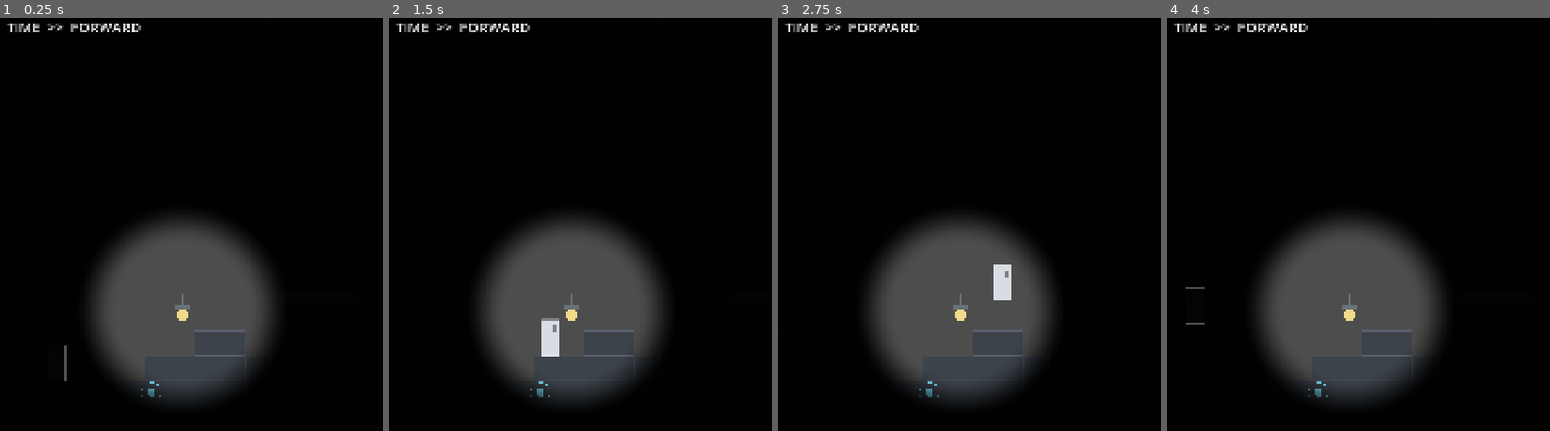
Above: before the commit, frames 1-4 (left to right).
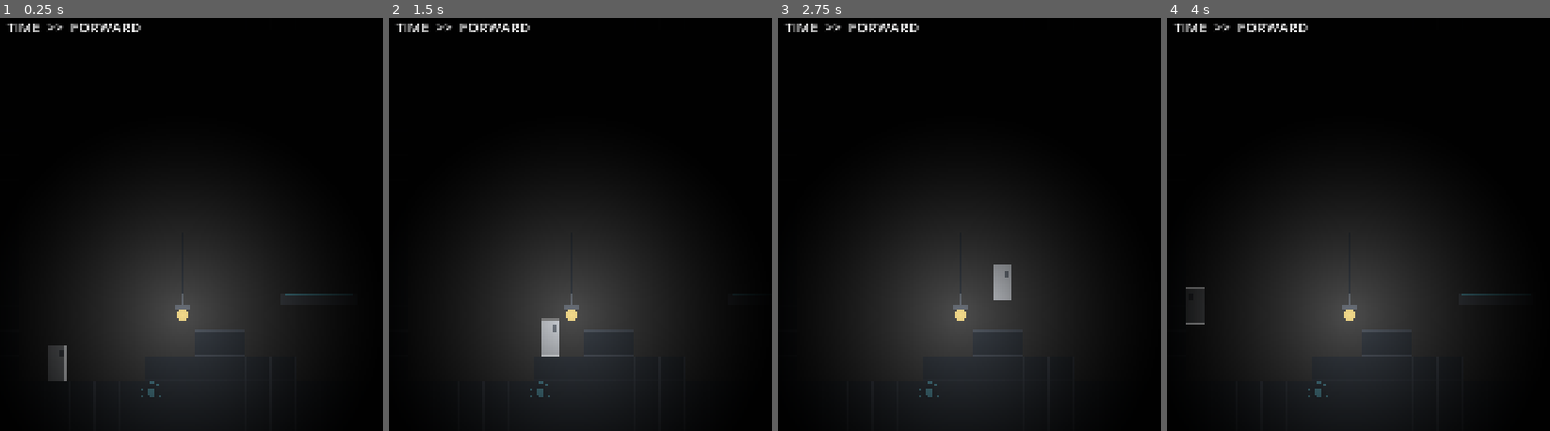
Above: after the commit, the same moments.

Repository: ArtemPridyba/shift-time
Game: Godot game, scene res://levels/test_room_dark.tscn
The game is run twice, just before and just after one commit, with the same random seed, the same clock (stepped at 60 frames per second) and the same inputs. This scene is started directly instead of the project's main scene.
Inputs (mouse positions are in pixels of both pictures, inside the frame that each line leads up to):
- Up to frame 1 (0.25 s): no input
- Up to frame 2 (1.5 s): tap Enter at 0.5 s; move the mouse to (outside the picture) at 0.52 s; hold D (move_right) 0.53-1.28 s; tap Space (jump) at 0.6, 0.77, 1.07 s; click (outside the picture) at 0.67 s; move the mouse to (607, 241) at 1.27 s; hold Backspace (back_to_list) from 1.28 s (still down); tap E (interact) at 1.35 s
- Up to frame 3 (2.75 s): tap Space (jump) at 1.52, 1.55, 1.82, 2.3 s; move the mouse to (outside the picture) at 2.02 s; release Backspace (back_to_list) at 2.03 s; hold D (move_right) from 2.03 s (still down); tap Shift (rewind) at 2.1 s
- Up to frame 4 (4 s): move the mouse to (1500, 302) at 2.77 s; release D (move_right) at 2.78 s; hold W 2.78-3.53 s; tap Q at 2.85 s; click (1500, 302) at 2.92 s; tap Space (jump) at 3.02, 3.05, 3.32, 3.6, 3.77 s; tap R (reset_level) at 3.5 s; move the mouse to (outside the picture) at 3.52 s; hold A (move_left) from 3.53 s (still down)

The runs differ from the first frame. In frame 1, 10% of the frame differs, in the area x 12-90%, y 51-98%; in frame 2, 10%; in frame 3, 9.8%; in frame 4, 10%.

Commit message:
Make the lamp fall, dim and shatter; soft light falloff (2.8)
Co-Authored-By: Claude Sonnet 5.5 <noreply@anthropic.com>
Claude-Session: https://claude.ai/code/session_016uMLMwacxW4XZJwW6TLrd4

Diff:
--- a/game/core/content.gd
+++ b/game/core/content.gd
@@ -21,7 +21,7 @@
 const PLATFORM_KEYS: Array[String] = ["speed", "pause_seconds"]
 const BUTTON_KEYS: Array[String] = ["interact_radius_px"]
 const LEVER_KEYS: Array[String] = ["interact_radius_px"]
-const LAMP_KEYS: Array[String] = ["break_seconds", "light_radius_px"]
+const LAMP_KEYS: Array[String] = ["break_seconds", "fall_seconds", "shatter_seconds", "fall_distance_px", "light_radius_px"]
 const DARKNESS_KEYS: Array[String] = ["ambient", "player_outline_alpha"]
 ## Every window in which the player must act is at least this long (design rules).
 const MIN_WINDOW_SECONDS := 3.0
@@ -197,6 +197,12 @@
 	if errors.is_empty():
 		if float(data["lamp"]["break_seconds"]) < MIN_WINDOW_SECONDS:
 			errors.append("objects.json: 'lamp.break_seconds' is a window to act and must be at least %d s" % MIN_WINDOW_SECONDS)
+		var lamp: Dictionary = data["lamp"]
+		# The fall is quadratic: its last tick moves the lamp twice the average step.
+		if 2000.0 / (float(lamp["fall_seconds"]) * ticks) > max_step:
+			errors.append("objects.json: 'lamp.fall_seconds' is too short: the lamp would jump more than max_state_step per tick")
+		if 1000.0 / (float(lamp["shatter_seconds"]) * ticks) > max_step:
+			errors.append("objects.json: 'lamp.shatter_seconds' is too short: the shards would jump more than max_state_step per tick")
 		var dark: Variant = data.get("darkness")
 		if not dark is Dictionary:
 			errors.append("objects.json: missing object 'darkness'")
--- a/game/core/light_field.gd
+++ b/game/core/light_field.gd
@@ -1,15 +1,35 @@
 class_name LightField
 extends RefCounted
-## Plain rules of light: which points a set of light sources reaches. A source is
-## a Dictionary `{ "position": Vector2, "radius": float }` in the room's
-## coordinates. No nodes, no drawing: the darkness mask and the glow items ask
-## this class.
+## Plain rules of light: how bright a point is under a set of light sources.
+## A source is a Dictionary `{ "position": Vector2, "radius": float,
+## "intensity": float }` in the room's coordinates (`intensity` 0..1, 1 when
+## missing). Brightest at the source, fading smoothly to nothing at the radius.
+## No nodes, no drawing: the darkness mask and the glow items ask this class,
+## and `darkness.gdshader` uses the same `FALLOFF_POWER`.
+
+## How fast the light weakens from the source to the edge of its circle.
+const FALLOFF_POWER := 1.6
+## Below this brightness a place counts as dark: special items do not glow.
+const LIT_THRESHOLD := 0.08
 
 
-## True when `point` is inside the circle of at least one source.
+## Brightness 0..1 of one source at `point`.
+static func source_brightness(point: Vector2, source: Dictionary) -> float:
+	var radius := float(source["radius"])
+	if radius <= 0.0:
+		return 0.0
+	var t := clampf(point.distance_to(source["position"] as Vector2) / radius, 0.0, 1.0)
+	return float(source.get("intensity", 1.0)) * pow(1.0 - t, FALLOFF_POWER)
+
+
+## Brightness 0..1 of the brightest source at `point`.
+static func brightness(point: Vector2, sources: Array) -> float:
+	var best := 0.0
+	for source: Variant in sources:
+		best = maxf(best, source_brightness(point, source as Dictionary))
+	return best
+
+
+## True when `point` is lit well enough for special items to glow.
 static func is_lit(point: Vector2, sources: Array) -> bool:
-	for source: Variant in sources:
-		var s := source as Dictionary
-		if point.distance_to(s["position"] as Vector2) <= float(s["radius"]):
-			return true
-	return false
+	return brightness(point, sources) >= LIT_THRESHOLD
--- a/game/data/objects.json
+++ b/game/data/objects.json
@@ -17,7 +17,10 @@
   },
   "lamp": {
     "break_seconds": 8,
-    "light_radius_px": 280
+    "fall_seconds": 1.2,
+    "shatter_seconds": 0.5,
+    "fall_distance_px": 356,
+    "light_radius_px": 560
   },
   "darkness": {
     "ambient": 0.02,
--- a/game/objects/glow_item.gd
+++ b/game/objects/glow_item.gd
@@ -9,9 +9,14 @@
 const SIZE := 18.0
 
 
-## True while a lit lamp of this room reaches the item.
+## True while a lit lamp of this room lights the item well enough.
 func is_glowing() -> bool:
 	return LightField.is_lit(position, _sources())
+
+
+## How brightly the item is lit, 0..1.
+func brightness() -> float:
+	return LightField.brightness(position, _sources())
 
 
 func _process(_delta: float) -> void:
@@ -20,9 +25,11 @@
 
 func _draw() -> void:
 	draw_circle(Vector2.ZERO, SIZE, BODY_COLOR)
-	if is_glowing():
-		draw_circle(Vector2.ZERO, SIZE * 0.6, GLOW_COLOR)
-		draw_arc(Vector2.ZERO, SIZE * 1.4, 0.0, TAU, 32, GLOW_COLOR, 2.0)
+	var sources := _sources()
+	if LightField.is_lit(position, sources):
+		var glow := Color(GLOW_COLOR, clampf(LightField.brightness(position, sources) * 1.4, 0.0, 1.0))
+		draw_circle(Vector2.ZERO, SIZE * 0.6, glow)
+		draw_arc(Vector2.ZERO, SIZE * 1.4, 0.0, TAU, 32, glow, 2.0)
 
 
 func _sources() -> Array:
--- a/game/objects/lamp.gd
+++ b/game/objects/lamp.gd
@@ -1,69 +1,110 @@
 class_name Lamp
 extends Node2D
-## A recorded lamp. It shines until its own clock reaches `break_seconds`, then
-## it breaks and goes dark. The break is part of the recorded history: under
-## Shift the lamp reassembles and shines again, and after Shift is released
-## the recorded future plays on and it breaks again (rule «A»). Keeping the
-## light needs interference.
+## A recorded lamp. It hangs and shines until its own clock reaches
+## `break_seconds`, then it tears loose and falls: on the way the light fades,
+## on the floor the bulb shatters and the room goes dark. All of it is recorded
+## history: under Shift the shards gather, the lamp flies back up and the light
+## comes back, and after Shift is released the recorded fall plays again
+## (rule «A»). Keeping the light needs interference.
 ##
-## State recorded: { "lit": bool, "broken": bool, "phase": int }
+## Everything is derived from `phase`, the ticks on the lamp's own clock, so a
+## state is a few integers. State recorded:
+## { "lit": bool, "broken": bool, "phase": int,
+##   "drop": int (0..1000, how far it has fallen),
+##   "light": int (0..1000, how bright it shines),
+##   "shatter": int (0..1000, how far the shards have flown) }
 ##
 ## Temporal object contract: docs/architecture.md, section 4.1.
 
 const BODY_COLOR := Color("#6b717a")
 const LIGHT_COLOR := Color("#f2d98a")
 const CRACK_COLOR := Color("#2b2e33")
+const CORD_COLOR := Color("#3a4048")
+## Full value of `drop`, `light` and `shatter`.
+const FULL := 1000
+## Bulb centre below the node origin, in pixels.
+const BULB_OFFSET := Vector2(0.0, 12.0)
+## Where the shards fly (unit-ish offsets) and how big they are; fixed, never random.
+const SHARDS: Array[Vector3] = [
+	Vector3(-1.0, -0.7, 7.0), Vector3(-0.6, -1.0, 5.0), Vector3(-0.2, -0.5, 6.0),
+	Vector3(0.3, -0.9, 5.0), Vector3(0.7, -0.6, 7.0), Vector3(1.0, -0.8, 5.0),
+]
+const SHARD_SPREAD := 70.0
+const SHARD_HEIGHT := 60.0
+const CORD_LENGTH := 200.0
 
 @export var object_id := "lamp"
 ## Seconds on the lamp's own clock before it breaks; 0 takes the number from `data/objects.json`.
 @export var break_seconds := 0.0
+## How far it falls in pixels; 0 takes the number from `data/objects.json`.
+@export var fall_distance := 0.0
 
 var lit := true
 var broken := false
 ## Ticks on the lamp's own clock.
 var phase := 0
+var drop := 0
+var light := FULL
+var shatter := 0
 ## +1 or -1, from TimeManager through TimeWorld; for looks and sound later.
 var time_direction := 1
 
 var _break_tick := 1
-var _radius := 280.0
+var _fall_ticks := 1
+var _shatter_ticks := 1
+var _fall_px := 356.0
+var _radius := 560.0
+var _hang_position := Vector2.ZERO
+var _has_base := false
 
 
 func _init() -> void:
 	configure(Content.objects().get("lamp", {}), Content.time())
 
 
-## Reads the break time and the light radius from data: seconds into ticks.
+## Reads the times and sizes from data: seconds into ticks.
 func configure(lamp_data: Dictionary, time_data: Dictionary) -> void:
 	var ticks := float(time_data.get("physics_ticks_per_second", 60))
 	var seconds := break_seconds if break_seconds > 0.0 else float(lamp_data.get("break_seconds", 8))
 	_break_tick = maxi(int(round(seconds * ticks)), 1)
-	_radius = float(lamp_data.get("light_radius_px", 280))
+	_fall_ticks = maxi(int(round(float(lamp_data.get("fall_seconds", 1.2)) * ticks)), 1)
+	_shatter_ticks = maxi(int(round(float(lamp_data.get("shatter_seconds", 0.5)) * ticks)), 1)
+	_fall_px = fall_distance if fall_distance > 0.0 else float(lamp_data.get("fall_distance_px", 356))
+	_radius = float(lamp_data.get("light_radius_px", 560))
 
 
-## `break_seconds` is an export, set after _init and before the room's RoomTime
-## runs its prelude in _ready: read the data again as the lamp enters the tree.
+## `break_seconds` and `fall_distance` are exports, set after _init and before
+## the room's RoomTime runs its prelude in _ready: read the data again as the
+## lamp enters the tree.
 func _enter_tree() -> void:
 	configure(Content.objects().get("lamp", {}), Content.time())
 
 
 func capture_state() -> Dictionary:
-	return {"lit": lit, "broken": broken, "phase": phase}
+	return {"lit": lit, "broken": broken, "phase": phase, "drop": drop, "light": light, "shatter": shatter}
 
 
 func restore_state(state: Dictionary) -> void:
 	lit = bool(state["lit"])
 	broken = bool(state["broken"])
 	phase = int(state["phase"])
-	queue_redraw()
+	drop = int(state["drop"])
+	light = int(state["light"])
+	shatter = int(state["shatter"])
+	_apply()
 
 
 func simulate_tick(_tick: int) -> void:
 	phase += 1
-	if phase >= _break_tick:
-		broken = true
-		lit = false
-	queue_redraw()
+	var fallen := clampi(phase - _break_tick, 0, _fall_ticks)
+	var fraction := float(fallen) / float(_fall_ticks)
+	# Falls with growing speed; the light fades evenly on the way down.
+	drop = int(round(float(FULL) * fraction * fraction))
+	light = int(round(float(FULL) * (1.0 - fraction)))
+	broken = phase >= _break_tick + _fall_ticks
+	lit = light > 0
+	shatter = clampi(int(round(float(FULL) * float(phase - _break_tick - _fall_ticks) / float(_shatter_ticks))), 0, FULL)
+	_apply()
 
 
 func on_time_direction_changed(direction: int) -> void:
@@ -78,19 +119,48 @@
 ## The light this lamp gives now, or an empty Dictionary when it is dark.
 ## The position is in the parent's coordinates, like the player's rect.
 func light_source() -> Dictionary:
-	if not lit:
+	if light <= 0:
 		return {}
-	return {"position": position, "radius": _radius}
+	return {"position": position + BULB_OFFSET, "radius": _radius, "intensity": float(light) / float(FULL)}
+
+
+func _apply() -> void:
+	position = _hang() + Vector2(0.0, _fall_px * float(drop) / float(FULL))
+	queue_redraw()
+
+
+func _hang() -> Vector2:
+	if not _has_base:
+		_hang_position = position
+		_has_base = true
+	return _hang_position
 
 
 func _draw() -> void:
-	# Housing on a short stem; a lit bulb with a halo, or a cracked dark bulb.
+	var rest_y := -_fall_px * float(drop) / float(FULL)
+	# The cord stays on the ceiling: whole while the lamp hangs, a stub once torn.
+	if drop == 0:
+		draw_line(Vector2(0.0, rest_y - CORD_LENGTH), Vector2(0.0, -40.0), CORD_COLOR, 3.0)
+	else:
+		draw_line(Vector2(0.0, rest_y - CORD_LENGTH), Vector2(0.0, rest_y - CORD_LENGTH + 90.0), CORD_COLOR, 3.0)
+	if shatter > 0:
+		_draw_shattered()
+		return
 	draw_rect(Rect2(Vector2(-4.0, -40.0), Vector2(8.0, 28.0)), BODY_COLOR)
 	draw_rect(Rect2(Vector2(-18.0, -12.0), Vector2(36.0, 10.0)), BODY_COLOR)
-	if lit:
-		draw_circle(Vector2(0.0, 12.0), 16.0, LIGHT_COLOR)
-	else:
-		draw_circle(Vector2(0.0, 12.0), 16.0, BODY_COLOR)
-		draw_line(Vector2(-8.0, 4.0), Vector2(2.0, 14.0), CRACK_COLOR, 3.0)
-		draw_line(Vector2(2.0, 14.0), Vector2(-3.0, 24.0), CRACK_COLOR, 3.0)
-		draw_line(Vector2(2.0, 14.0), Vector2(10.0, 20.0), CRACK_COLOR, 3.0)
+	var bulb := BODY_COLOR.lerp(LIGHT_COLOR, float(light) / float(FULL))
+	draw_circle(BULB_OFFSET, 16.0, bulb)
+	if light < FULL and light > 0:
+		# A fading, flickering-free look: the bulb dims, the cracks stay hidden until it lands.
+		draw_arc(BULB_OFFSET, 20.0, 0.0, TAU, 24, Color(bulb, 0.5), 2.0)
+
+
+## The housing lies on the floor, the bulb is shards that fly out and settle.
+func _draw_shattered() -> void:
+	var t := float(shatter) / float(FULL)
+	draw_rect(Rect2(Vector2(-18.0, 6.0), Vector2(36.0, 10.0)), BODY_COLOR)
+	for shard in SHARDS:
+		var x := shard.x * SHARD_SPREAD * t
+		# Up then down: a parabola that ends on the floor.
+		var y := BULB_OFFSET.y + 12.0 - shard.y * SHARD_HEIGHT * 4.0 * t * (1.0 - t)
+		draw_rect(Rect2(Vector2(x - shard.z * 0.5, y - shard.z * 0.5), Vector2(shard.z, shard.z)), CRACK_COLOR.lerp(BODY_COLOR, 0.5))
--- a/game/ui/darkness.gd
+++ b/game/ui/darkness.gd
@@ -23,6 +23,7 @@
 	_outline_alpha = float(data.get("player_outline_alpha", 0.3))
 	_material = ShaderMaterial.new()
 	_material.shader = load("res://ui/darkness.gdshader") as Shader
+	_material.set_shader_parameter("falloff_power", LightField.FALLOFF_POWER)
 	_material.set_shader_parameter("ambient", float(data.get("ambient", 0.02)))
 	_mask = ColorRect.new()
 	_mask.material = _material
@@ -39,12 +40,12 @@
 func _process(_delta: float) -> void:
 	var to_screen := get_viewport().get_canvas_transform()
 	var scale := to_screen.get_scale().x
-	var lights := PackedVector3Array()
+	var lights := PackedVector4Array()
 	for source: Dictionary in light_sources():
 		if lights.size() >= MAX_LIGHTS:
 			break
 		var screen := to_screen * (source["position"] as Vector2)
-		lights.append(Vector3(screen.x, screen.y, float(source["radius"]) * scale))
+		lights.append(Vector4(screen.x, screen.y, float(source["radius"]) * scale, float(source.get("intensity", 1.0))))
 	var count := lights.size()
 	lights.resize(MAX_LIGHTS)
 	_material.set_shader_parameter("mask_size", _mask.size)
--- a/game/ui/darkness.gdshader
+++ b/game/ui/darkness.gdshader
@@ -1,13 +1,14 @@
 shader_type canvas_item;
 // Darkness mask: black everywhere except round holes under lit lamps.
-// `lights` holds (x, y, radius) in canvas pixels, `mask_size` is the size of the mask rectangle. `ambient` is how much of
+// `lights` holds (x, y, radius, intensity) in canvas pixels, `mask_size` is the size of the mask rectangle. `ambient` is how much of
 // the world still shows in the dark (0 = nothing).
 
 const int MAX_LIGHTS = 8;
 
-uniform vec3 lights[MAX_LIGHTS];
+uniform vec4 lights[MAX_LIGHTS];
 uniform int light_count = 0;
 uniform float ambient = 0.02;
+uniform float falloff_power = 1.6;
 uniform vec2 mask_size = vec2(1920.0, 1080.0);
 
 void fragment() {
@@ -20,7 +21,9 @@
 		}
 		float d = distance(pixel, lights[i].xy);
 		float r = lights[i].z;
-		lit = max(lit, 1.0 - smoothstep(r * 0.6, r, d));
+		// Brightest at the lamp, fading smoothly to the edge (same curve as LightField).
+		float t = clamp(d / r, 0.0, 1.0);
+		lit = max(lit, lights[i].w * pow(1.0 - t, falloff_power));
 	}
 	float dark = 1.0 - max(lit, ambient);
 	COLOR = vec4(0.0, 0.0, 0.0, dark);
